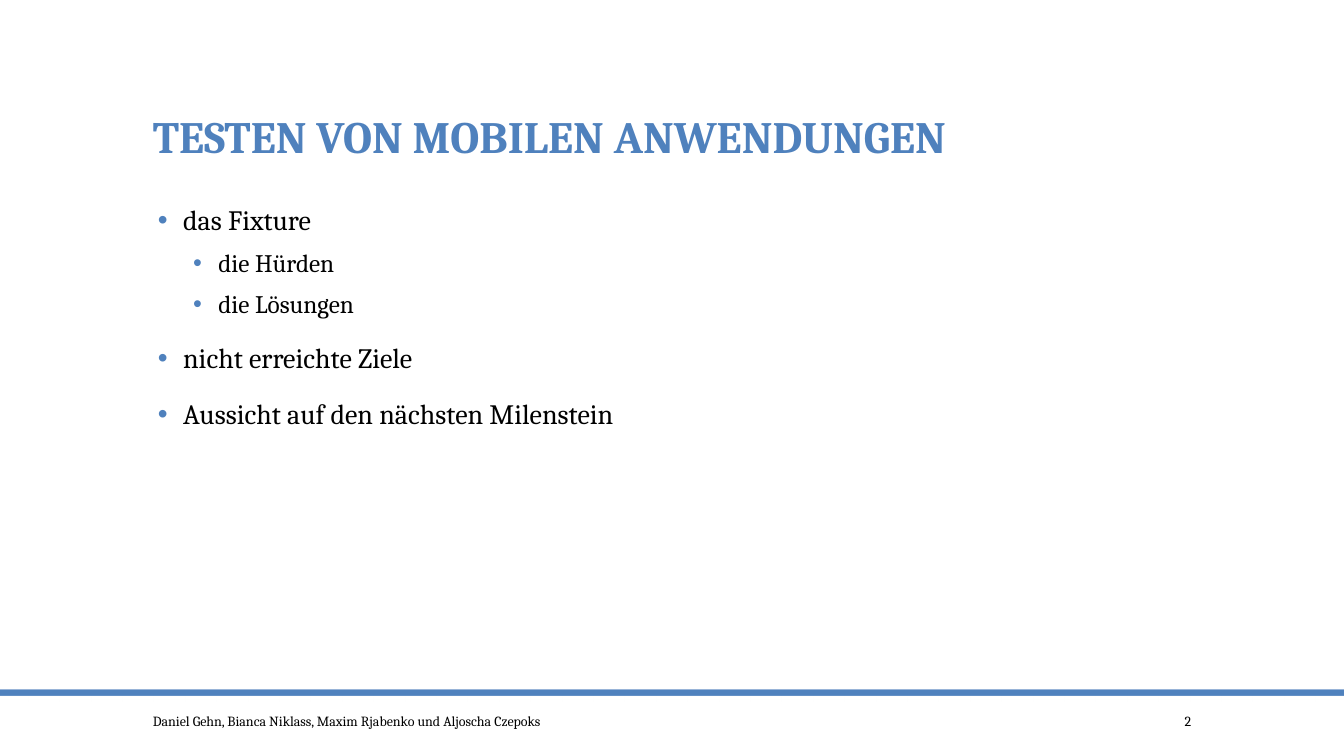
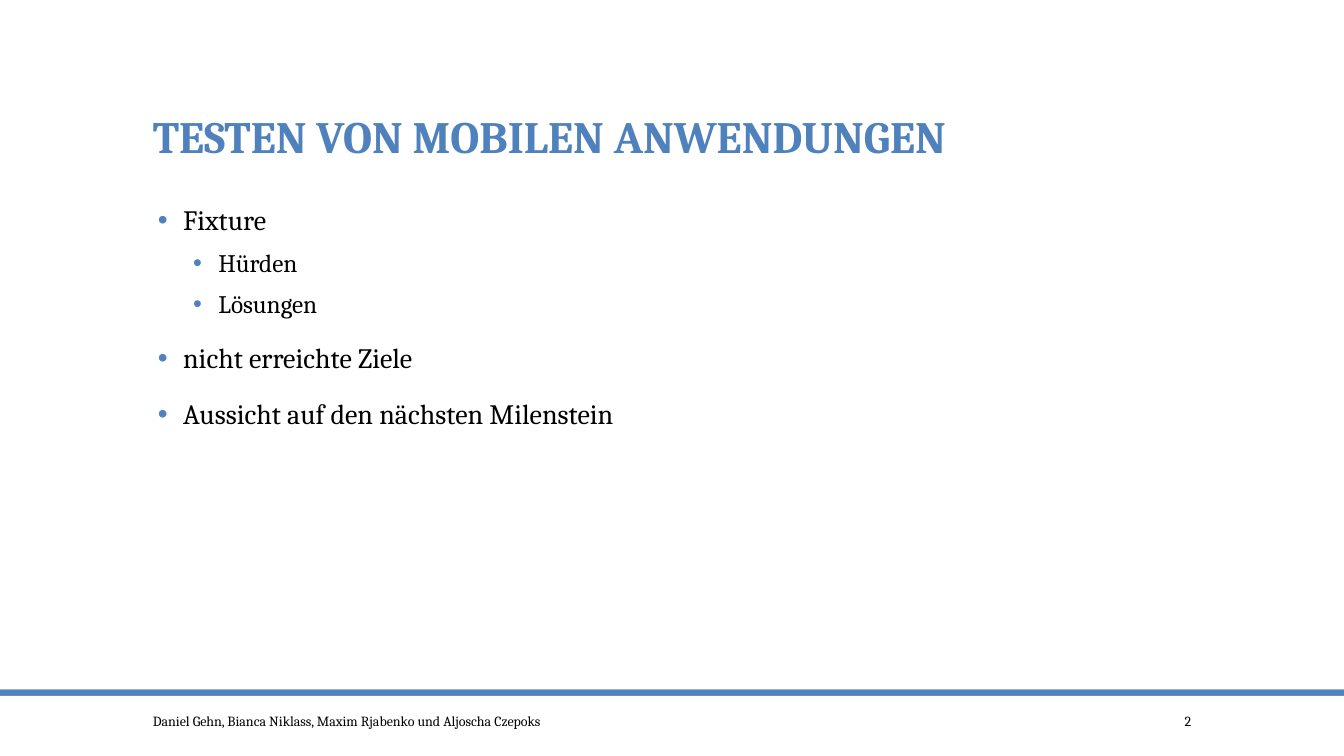
Before and after one commit to po-test-ws-2015/test-cycle, a slide deck: slide 2 of TestenMileStone2.pptx. Drawn at 1344x756 pixels with LibreOffice and Linux fonts; fonts in the diff are those of the drawing. Boxes give left, top, right and bottom in pixels: in the first picture for what was removed or moved away, otherwise in the second. Text is boxed around its words. In the diff, an @@ line names an element or a change of style, - is before the commit and + after.

Commit message:
Überarbeitung Fixture Ergänzung Aussicht

```diff
--- a/TestenMileStone2.pptx
+++ b/TestenMileStone2.pptx
@@ text at (183, 211, 317, 319): text changed @@
-• das Fixture
-  • die Hürden
-  • die Lösungen
+• Fixture
+  • Hürden
+  • Lösungen
```
Also in this commit, not shown: 5 other slides changed.
